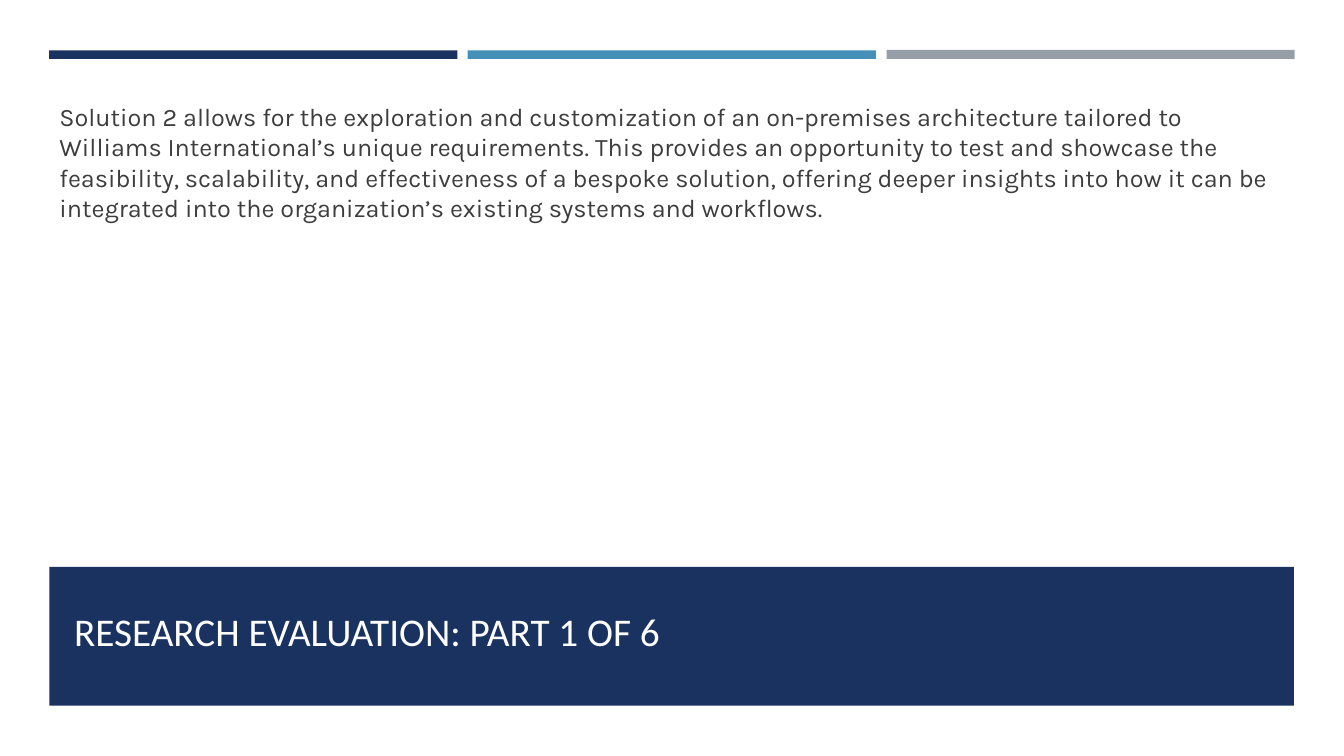
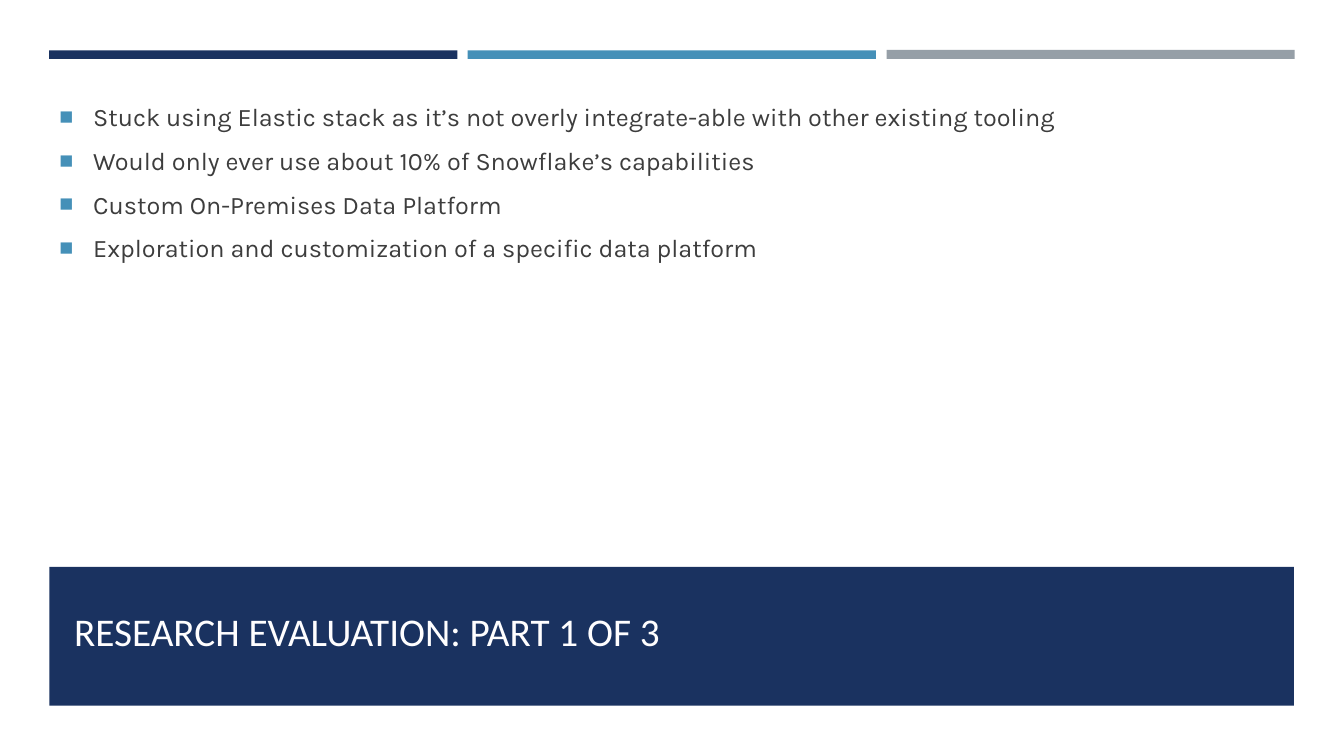
Before and after one commit to slidwell44/MIS6940_finalProject, a slide deck: slide 12 of docs/powerpoint/Class - WI Digital Transformation.pptx. Drawn at 1344x756 pixels with LibreOffice and Linux fonts; fonts in the diff are those of the drawing. Boxes give left, top, right and bottom in pixels: in the first picture for what was removed or moved away, otherwise in the second. Text is boxed around its words. In the diff, an @@ line names an element or a change of style, - is before the commit and + after.

```diff
--- a/docs/powerpoint/Class - WI Digital Transformation.pptx
+++ b/docs/powerpoint/Class - WI Digital Transformation.pptx
@@ text at [93,108,1055,263]: text changed @@
-Solution 2 allows for the exploration and customization of an on-premises architecture tailored to Williams International’s unique requirements. This provides an opportunity to test and showcase the feasibility, scalability, and effectiveness of a bespoke solution, offering deeper insights into how it can be integrated into the organization’s existing systems and workflows.
+■ Stuck using Elastic stack as it’s not overly integrate-able with other existing tooling
+■ Would only ever use about 10% of Snowflake’s capabilities
+■ Custom On-Premises Data Platform
+■ Exploration and customization of a specific data platform
@@ title at [74,620,660,647]: text changed @@
-RESEARCH EVALUATION: PART 1 OF 6
+RESEARCH EVALUATION: PART 1 OF 3
```
Also in this commit, not shown: 9 other slides changed, 3 slides added.
